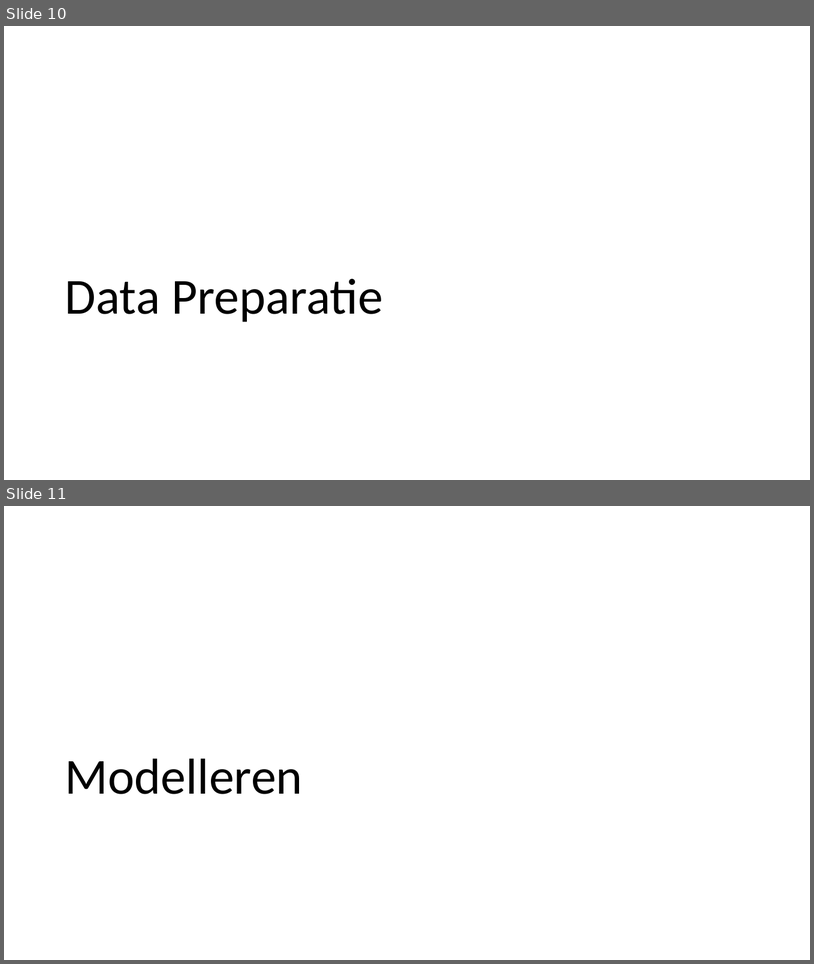
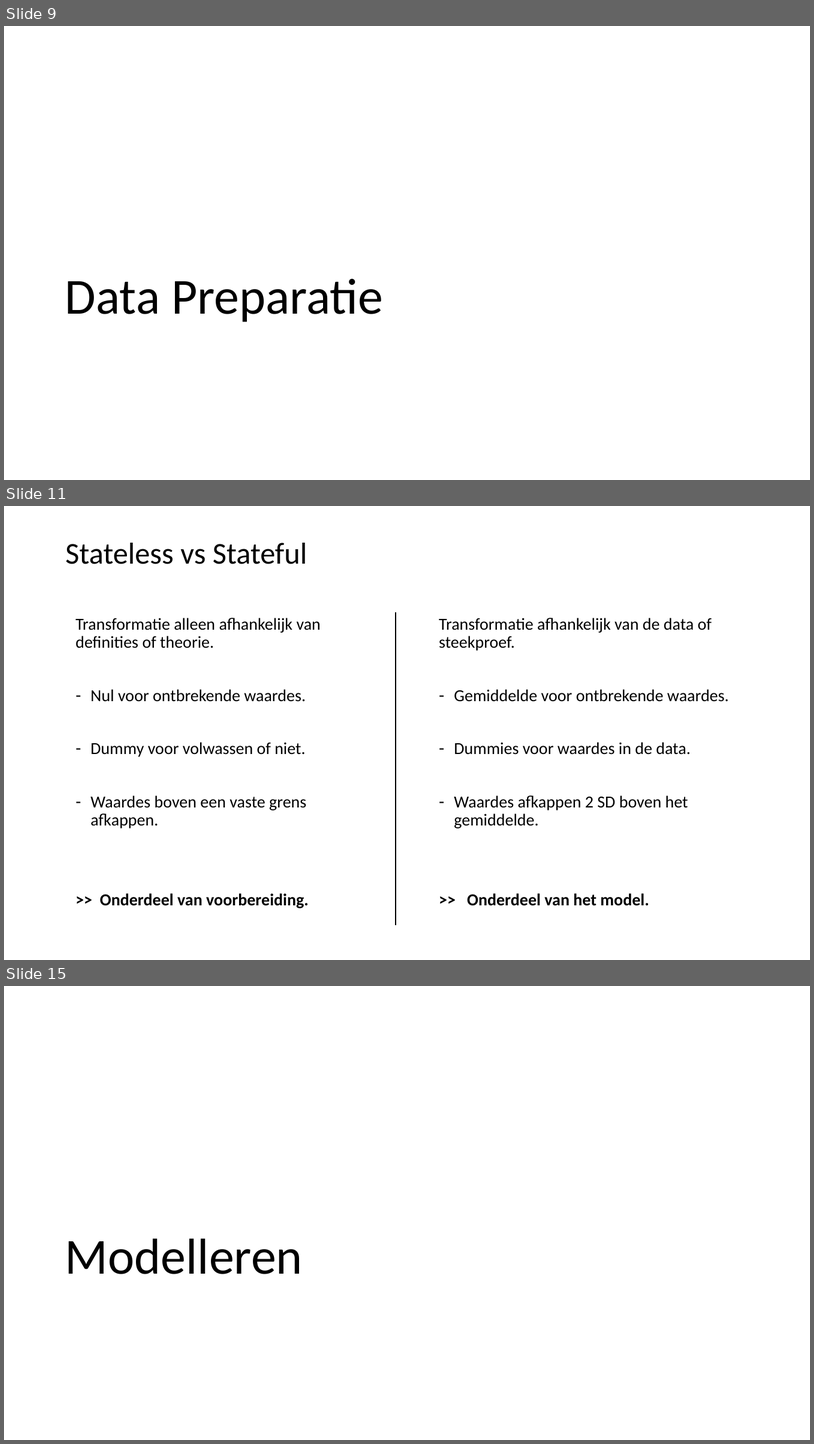
Before and after one commit to LFKoning/knowledge-sharing, a slide deck: python_trainees/4_scikit_learn/python_traineeship_4.pptx. Shown one above the other, each under a label of ours: slides 10 and 11 before the commit, slides 9, 11 and 15 after it; the slides between them are not shown. The pictures are 814x964 and 814x1444 pixels, drawn with LibreOffice and Linux fonts; fonts in the diff are those of the drawing. Boxes give left, top, right and bottom in pixels: in the first picture for what was removed or moved away, otherwise in the second. Text is boxed around its words. In the diff, an @@ line names an element or a change of style, - is before the commit and + after.

```diff
--- a/python_trainees/4_scikit_learn/python_traineeship_4.pptx
+++ b/python_trainees/4_scikit_learn/python_traineeship_4.pptx
@@ slide 11 added at (4,506,810,960), background #FFFFFF @@
@@ title added at (65,543,307,564), 36 pt, text #000000 @@
+Stateless vs Stateful
@@ line added from (396, 612) to (396, 925), #000000 1 pt @@
@@ text added at (75,618,321,908), 20 pt, text #000000 @@
+Transformatie alleen afhankelijk van definities of theorie.
+– Nul voor ontbrekende waardes.
+– Dummy voor volwassen of niet.
+– Waardes boven een vaste grens afkappen.
+>> Onderdeel van voorbereiding.
@@ text added at (439,618,729,906), 20 pt, text #000000 @@
+Transformatie afhankelijk van de data of steekproef.
+– Gemiddelde voor ontbrekende waardes.
+– Dummies voor waardes in de data.
+– Waardes afkappen 2 SD boven het gemiddelde.
+>> Onderdeel van het model.
@@ what was slide 10 is now slide 9 @@
@@ what was slide 11 is now slide 15 @@
```
Also in this commit, not shown: 6 slides changed, 4 other slides added, 1 slide removed.
